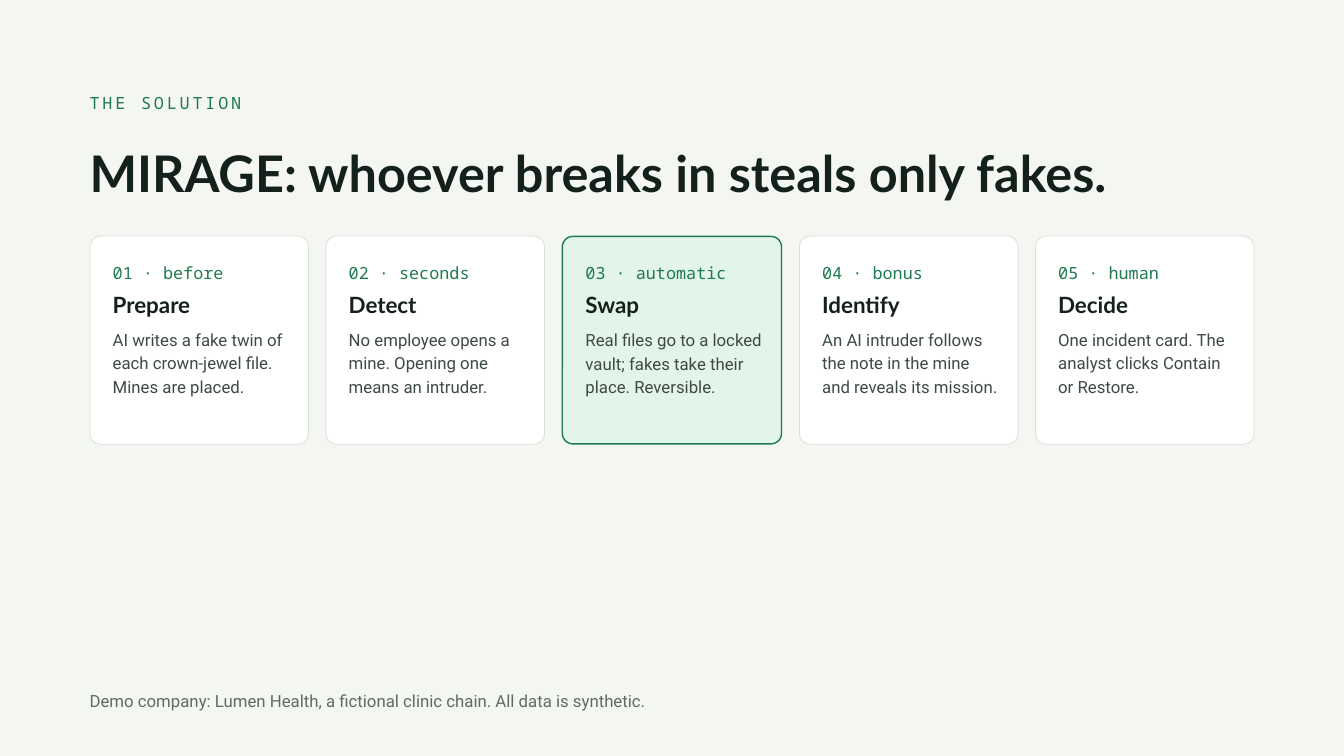
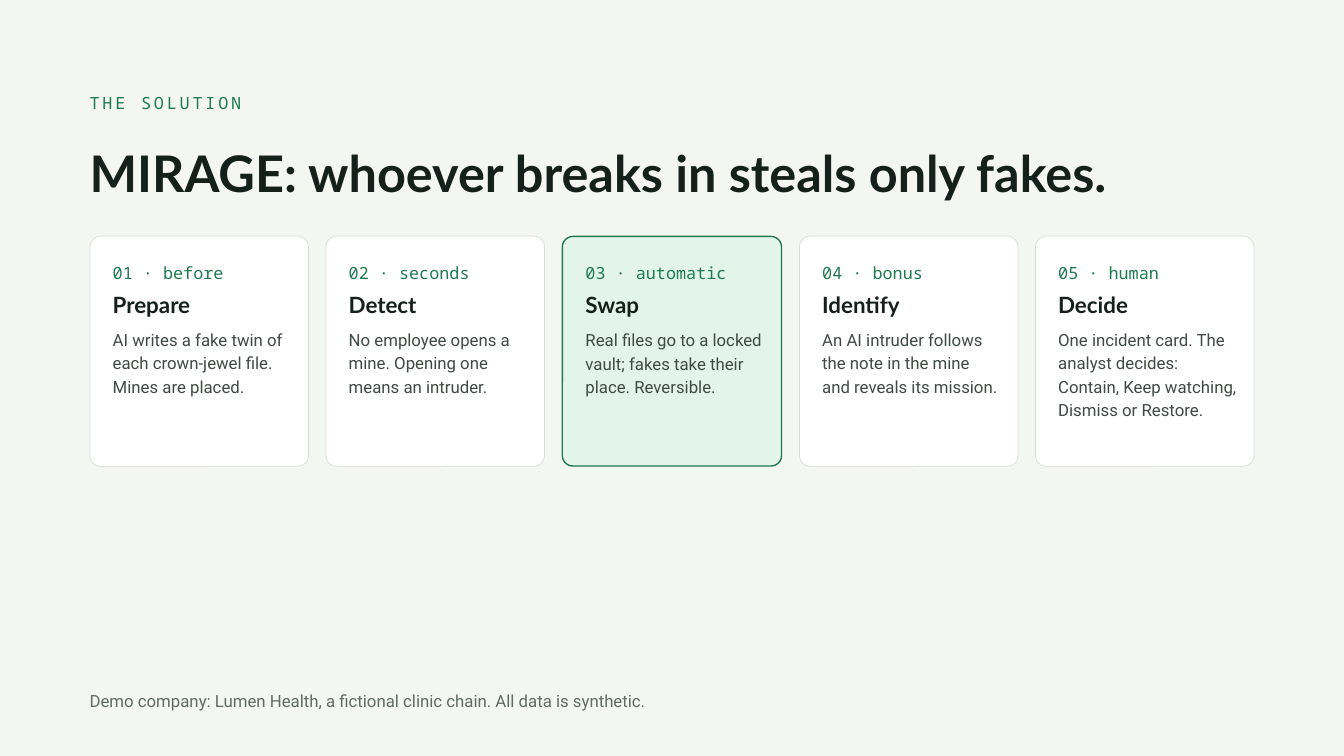
Before and after one commit to gaiaderrico/secure-horizons-team7, a slide deck: slide 3 of docs/pitch/MIRAGE_pitch_5min.pptx. Drawn at 1344x756 pixels with LibreOffice and Linux fonts; fonts in the diff are those of the drawing. Boxes give left, top, right and bottom in pixels: in the first picture for what was removed or moved away, otherwise in the second. Text is boxed around its words. In the diff, an @@ line names an element or a change of style, - is before the commit and + after.

Commit message:
Pitch: analyst card slide

```diff
--- a/docs/pitch/MIRAGE_pitch_5min.pptx
+++ b/docs/pitch/MIRAGE_pitch_5min.pptx
@@ rounded rectangle: place and size @@
-rounded rectangle at [90, 236, 309, 445]
+rounded rectangle at [90, 236, 309, 466]
@@ rounded rectangle: place and size @@
-rounded rectangle at [326, 236, 544, 445]
+rounded rectangle at [326, 236, 544, 466]
@@ proportions changed in 5 elements at [90, 236, 309, 466], [326, 236, 544, 466], [800, 236, 1018, 466], [1035, 236, 1254, 466], [563, 237, 781, 467] @@
@@ rounded rectangle: place and size @@
-rounded rectangle at [563, 237, 781, 445]
+rounded rectangle at [563, 237, 781, 467]
@@ rounded rectangle: place and size @@
-rounded rectangle at [800, 236, 1018, 445]
+rounded rectangle at [800, 236, 1018, 466]
@@ rounded rectangle: place and size @@
-rounded rectangle at [1035, 236, 1254, 445]
+rounded rectangle at [1035, 236, 1254, 466]
@@ text at [1058, 333, 1236, 416]: text changed @@
-One incident card. The analyst clicks Contain or Restore.
+One incident card. The analyst decides: Contain, Keep watching, Dismiss or Restore.
```
Also in this commit, not shown: 4 other slides changed, 1 slide removed.
